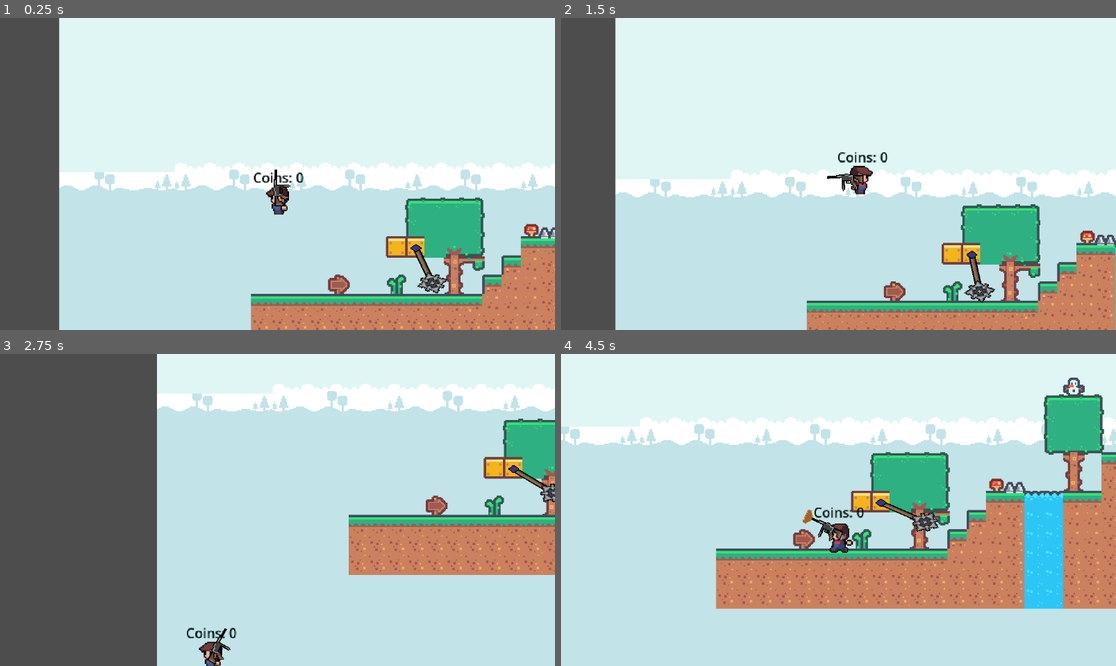
Above: before the commit, frames 1-4 (two rows, left to right).
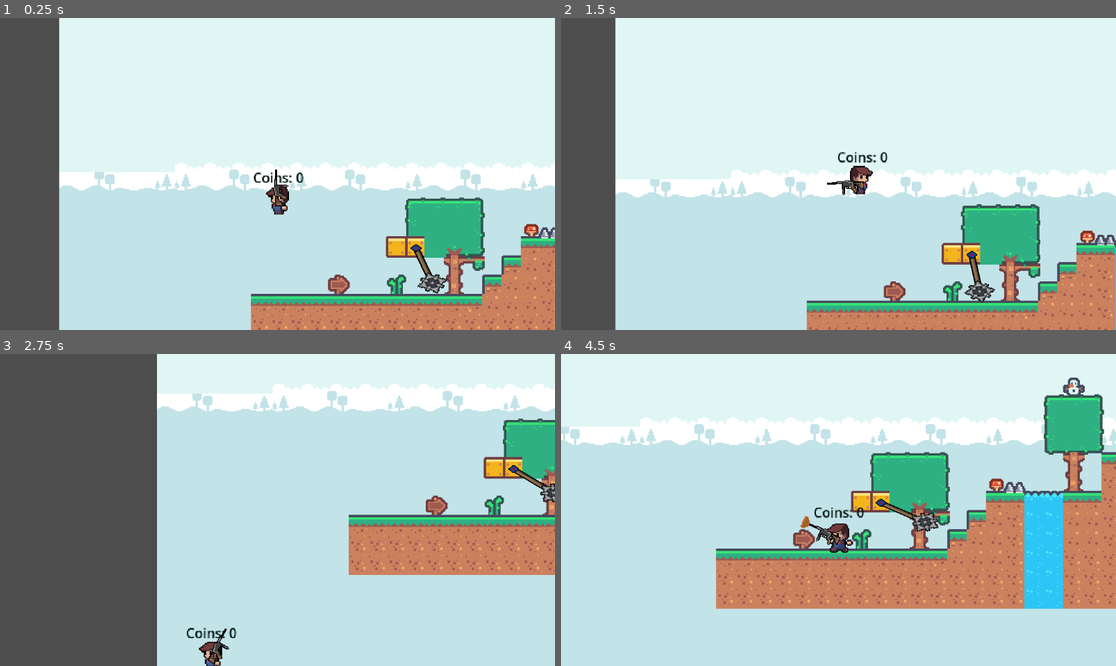
Above: after the commit, the same moments.

Repository: Mark-0909/Echo-Soul-Saver
Game: Godot game, scene res://main.tscn
Same seed, same stepped clock (60 frames per second), same inputs: the game is played once before the commit and once after it.
Inputs (mouse positions are in pixels of both pictures, inside the frame that each line leads up to):
- Up to frame 1 (0.25 s): no input
- Up to frame 2 (1.5 s): move the mouse to (960, 158) at 0.52 s; hold Right (right) from 0.53 s (still down); click (960, 158) at 0.6 s; tap Space (jump) at 0.77 s; move the mouse to (727, 189) at 1.27 s; click (727, 189) at 1.35 s
- Up to frame 3 (2.75 s): tap Space (jump) at 1.52 s; move the mouse to (333, 441) at 2.02 s; release Right (right) at 2.03 s; hold A (left) from 2.03 s (still down); click (333, 441) at 2.1 s
- Up to frame 4 (4.5 s): move the mouse to (810, 572) at 2.77 s; release A (left) at 2.78 s; hold Right (right) 2.78-4.28 s; click (810, 572) at 2.85 s; tap Space (jump) at 3.02, 3.77 s; move the mouse to (1005, 556) at 3.52 s; click (1005, 556) at 3.6 s; move the mouse to (672, 463) at 4.27 s; hold A (left) from 4.28 s (still down); click (672, 463) at 4.35 s

The runs differ from the first frame. In frame 1, less than 0.1% of the frame differs, in the area x 49-53%, y 48-61%; in frame 2, 0.2%; in frame 3, less than 0.1%; in frame 4, 0.3%, in the area x 43-51%, y 49-62%.

Commit message:
fixed syntax for bullet pointer

Diff:
--- /dev/null
+++ b/bullet.gd
@@ -0,0 +1 @@
+extends Area2D
--- a/bullet.tscn
+++ b/bullet.tscn
@@ -1,5 +1,6 @@
-[gd_scene load_steps=5 format=3 uid="uid://d3cn3egllvc14"]
+[gd_scene load_steps=6 format=3 uid="uid://d3cn3egllvc14"]
 
+[ext_resource type="Script" path="res://bullet.gd" id="1_ijisu"]
 [ext_resource type="Texture2D" uid="uid://ckwguxwiqpm8d" path="res://assets/bullet.png" id="1_vdc5j"]
 [ext_resource type="Texture2D" uid="uid://tc4hghaq8ay1" path="res://assets/bulletsplash.png" id="2_34w43"]
 
@@ -25,6 +26,7 @@
 [sub_resource type="CapsuleShape2D" id="CapsuleShape2D_rcedg"]
 
 [node name="Bullet" type="Area2D"]
+script = ExtResource("1_ijisu")
 
 [node name="AnimatedSprite2D" type="AnimatedSprite2D" parent="."]
 position = Vector2(93, 18)
@@ -38,3 +40,4 @@
 shape = SubResource("CapsuleShape2D_rcedg")
 
 [node name="Timer" type="Timer" parent="."]
+wait_time = 0.504
--- a/gun.gd
+++ b/gun.gd
@@ -10,15 +10,14 @@
 func _process(delta: float) -> void:
 	look_at(get_global_mouse_position())
 
-	var direction = get_global_mouse_position().x - global_position.x
+	rotation_degrees = wrap(rotation_degrees, 0, 360);
 
-	if direction > 0:
-		$AnimatedSprite2D.flip_h = true
-		$AnimatedSprite2D.flip_v = false
+
+	if rotation_degrees > 90 and rotation_degrees < 270:
+		scale.y = -.5
 		$AnimatedSprite2D.position.x = initial_position
-	elif direction < 0:
-		$AnimatedSprite2D.flip_h = true
-		$AnimatedSprite2D.flip_v = true
+	else:
+		scale.y = .5
 		$AnimatedSprite2D.position.x = -initial_position
 
 	if Input.is_action_just_pressed("attack"):
